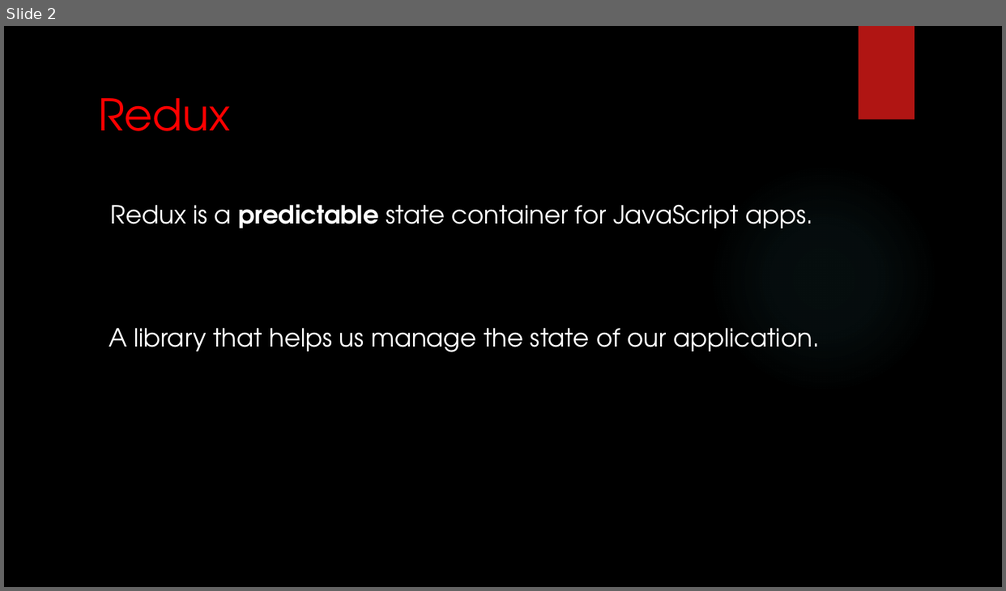
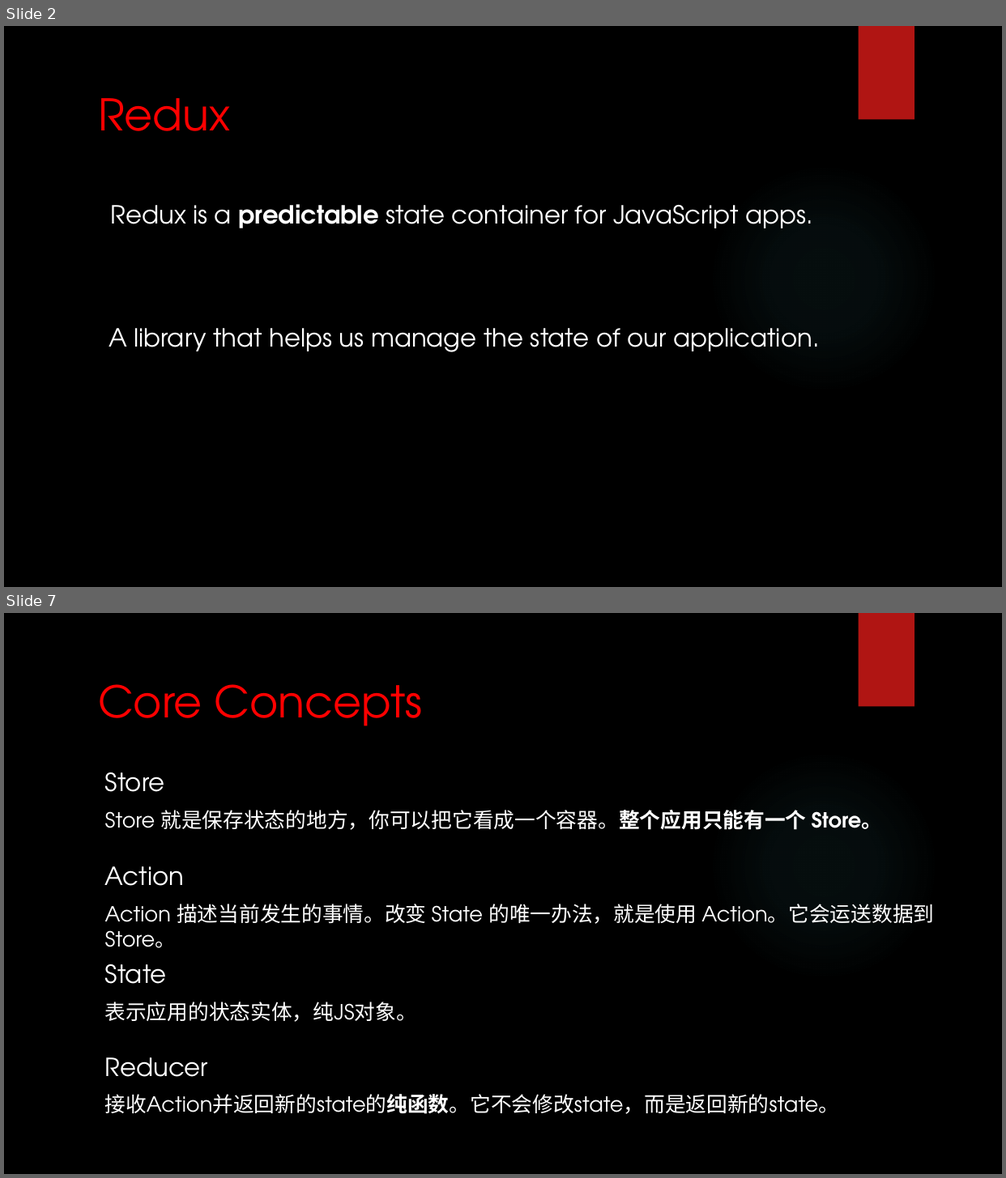
Before and after one commit to HideMode/angular4-todo, a slide deck: Introduction to Redux for Angular2.pptx. Shown one above the other, each under a label of ours: slide 2 before the commit, slides 2 and 7 after it; the slides between them are not shown. The pictures are 1006x591 and 1006x1178 pixels, drawn with LibreOffice and Linux fonts; fonts in the diff are those of the drawing; background and template pictures are left out. Boxes give left, top, right and bottom in pixels: in the first picture for what was removed or moved away, otherwise in the second. Text is boxed around its words. In the diff, an @@ line names an element or a change of style, - is before the commit and + after.

Commit message:
修改ppt

```diff
--- a/Introduction to Redux for Angular2.pptx
+++ b/Introduction to Redux for Angular2.pptx
@@ slide 7 added at bbox=[4, 613, 1002, 1174], background picture (left out); not listed: 2 template elements that a slide beside it also shows @@
@@ title added at bbox=[98, 684, 423, 726], 42 pt, text #FF0000 @@
+Core Concepts
@@ text added at bbox=[105, 773, 882, 830], 20 pt, text #FFFFFF @@
+Store
+Store 就是保存状态的地方，你可以把它看成一个容器。整个应用只能有一个 Store。
@@ text added at bbox=[105, 867, 934, 948], 20 pt, text #FFFFFF @@
+Action
+Action 描述当前发生的事情。改变 State 的唯一办法，就是使用 Action。它会运送数据到 Store。
@@ text added at bbox=[105, 965, 417, 1022], 20 pt, text #FFFFFF @@
+State
+表示应用的状态实体，纯JS对象。
@@ text added at bbox=[105, 1058, 840, 1114], 20 pt, text #FFFFFF @@
+Reducer
+接收Action并返回新的state的纯函数。它不会修改state，而是返回新的state。
```
Also in this commit, not shown: 6 other slides added, 2 slides removed, 9 other files.
